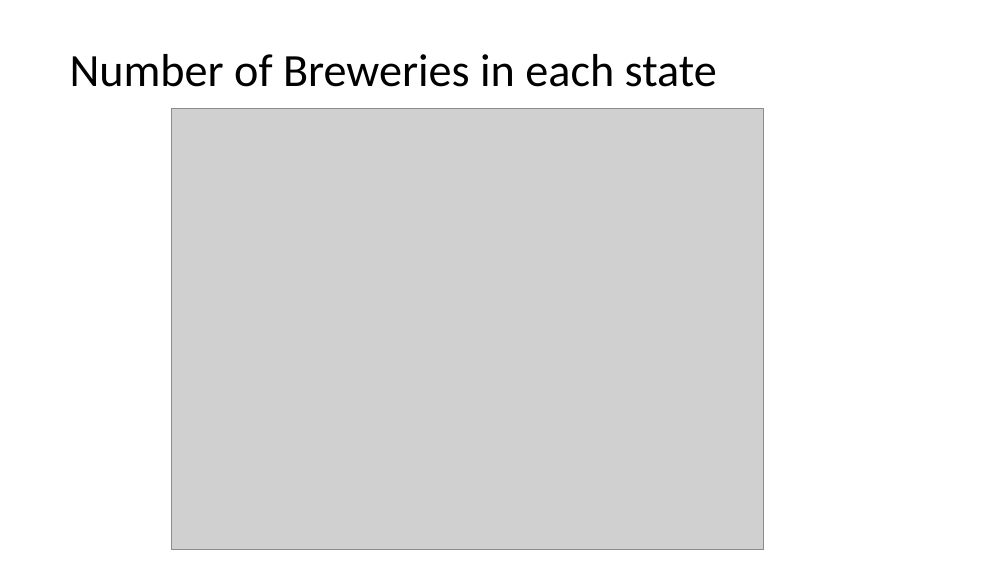
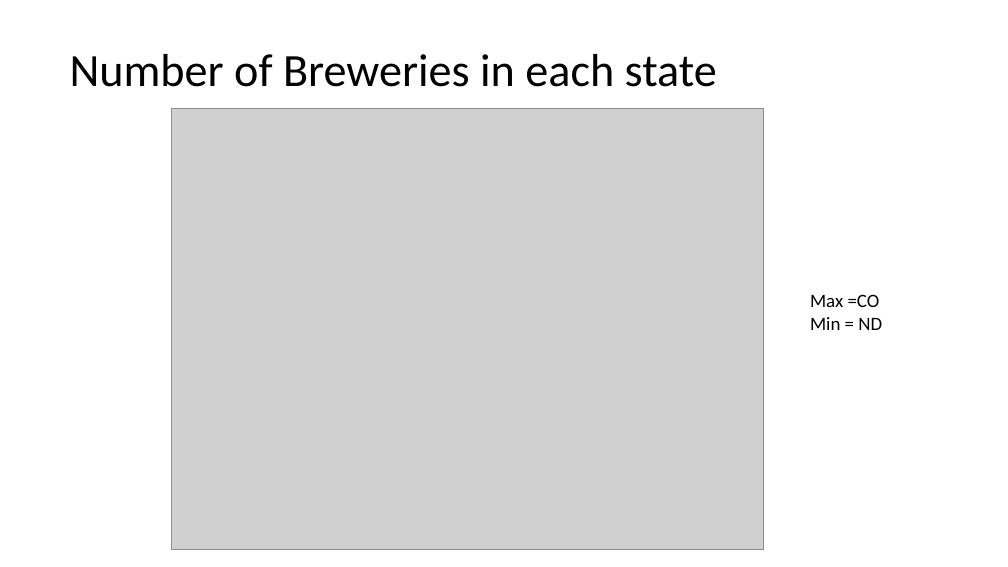
Before and after one commit to RiccoFerraro/dds_case_study_1, a slide deck: slide 5 of Beers_and_Breweries.pptx. Drawn at 1008x567 pixels with LibreOffice and Linux fonts; fonts in the diff are those of the drawing; grey boxes stand for pictures. Boxes give left, top, right and bottom in pixels: in the first picture for what was removed or moved away, otherwise in the second. Text is boxed around its words. In the diff, an @@ line names an element or a change of style, - is before the commit and + after.

```diff
--- a/Beers_and_Breweries.pptx
+++ b/Beers_and_Breweries.pptx
@@ text added at bbox=[810, 294, 882, 330], 18 pt, text #000000 @@
+Max =CO
+Min = ND
```
Also in this commit, not shown: 10 other slides changed, 5 slides added, 3 slides removed, 4 other files.
